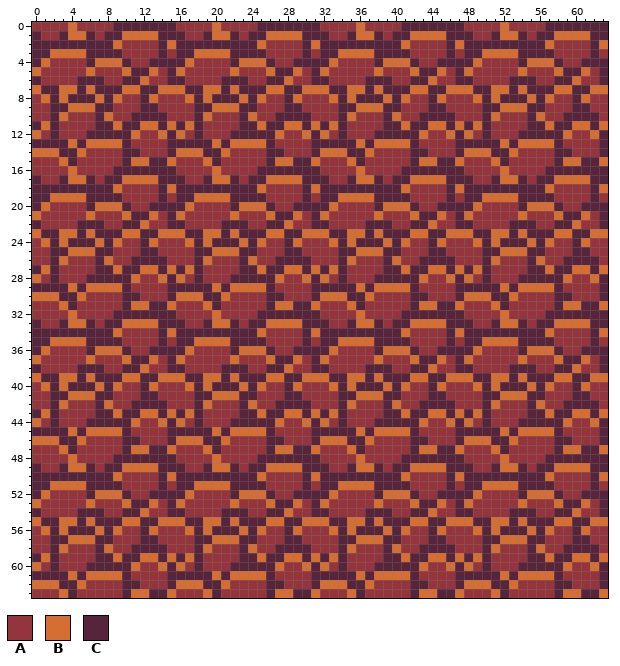
A pixel-art file gets an edit: Assets/Graphics/Sprites/CobbledRoad.aseprite. Above, as it was before the edit.
64x64 pixels, 1 frame.
Palette (. is transparent): A #94353d  B #d46e33  C #57253b
Pixels before (only the part around the change), first column x 0:
 0 AAAABAAAACCCCCCCAAAABAAAACCCCCCCAAAABAAAACCCCCCCAAAABAAAACCCCCCC
 1 CAACBBCACCBBBBCCCAACBBCACCBBBBCCCAACBBCACCBBBBCCCAACBBCACCBBBBCC
 2 CCCCCCCCCBAAAACBCCCCCCCCCBAAAACBCCCCCCCCCBAAAACBCCCCCCCCCBAAAACB
 3 CCBBBBCCCCAAAACACCBBBBCCCCAAAACACCBBBBCCCCAAAACACCBBBBCCCCAAAACA
 4 CBAAAACBBBCAACCCCBAAAACBBBCAACCCCBAAAACBBBCAACCCCBAAAACBBBCAACCC
 5 BAAAAABAAABCCBACBAAAAABAAABCCBACBAAAAABAAABCCBACBAAAAABAAABCCBAC
 6 CAAAACCCAACCBAACCAAAACCCAACCBAACCAAAACCCAACCBAACCAAAACCCAACCBAAC
 7 BCCBBCBCCCBBCCBBBCCBBCBCCCBBCCBBBCCBBCBCCCBBCCBBBCCBBCBCCCBBCCBB
 8 ABCBCCCBCBAACBAAABCBCCCBCBAACBAAABCBCCCBCBAACBAAABCBCCCBCBAACBAA
 9 AACCBBBCCAAACCAAAACCBBBCCAAACCAAAACCBBBCCAAACCAAAACCBBBCCAAACCAA
10 AACBAAACBAACCCCAAACBAAACBAACCCCAAACBAAACBAACCCCAAACBAAACBAACCCCA
11 CBCAAAACCBCCBBCBCBCAAAACCBCCBBCBCBCAAAACCBCCBBCBCBCAAAACCBCCBBCB
12 BACAAACCCCCBAABCBACAAACCCCCBAABCBACAAACCCCCBAABCBACAAACCCCCBAABC
13 CCCCBCBBBBCAAAACCCCCBCBBBBCAAAACCCCCBCBBBBCAAAACCCCCBCBBBBCAAAAC
14 BBBCCBAAAACCAAACBBBCCBAAAACCAAACBBBCCBAAAACCAAACBBBCCBAAAACCAAAC
15 AAABCAAAAACBBCCBAAABCAAAAACBBCCBAAABCAAAAACBBCCBAAABCAAAAACBBCCB
16 AAAABAAAACCCCCCCAAAABAAAACCCCCCCAAAABAAAACCCCCCCAAAABAAAACCCCCCC
17 CAACBBCACCBBBBCCCAACBBCACCBBBBCCCAACBBCACCBBBBCCCAACBBCACCBBBBCC
18 CCCCCCCCCBAAAACBCCCCCCCCCBAAAACBCCCCCCCCCBAAAACBCCCCCCCCCBAAAACB
19 CCBBBBCCCCAAAACACCBBBBCCCCAAAACACCBBBBCCCCAAAACACCBBBBCCCCAAAACA
20 CBAAAACBBBCAACCCCBAAAACBBBCAACCCCBAAAACBBBCAACCCCBAAAACBBBCAACCC
21 BAAAAABAAABCCBACBAAAAABAAABCCBACBAAAAABAAABCCBACBAAAAABAAABCCBAC
22 CAAAACCCAACCBAACCAAAACCCAACCBAACCAAAACCCAACCBAACCAAAACCCAACCBAAC
23 BCCBBCBCCCBBCCBBBCCBBCBCCCBBCCBBBCCBBCBCCCBBCCBBBCCBBCBCCCBBCCBB
24 ABCBCCCBCBAACBAAABCBCCCBCBAACBAAABCBCCCBCBAACBAAABCBCCCBCBAACBAA
25 AACCBBBCCAAACCAAAACCBBBCCAAACCAAAACCBBBCCAAACCAAAACCBBBCCAAACCAA
26 AACBAAACBAACCCCAAACBAAACBAACCCCAAACBAAACBAACCCCAAACBAAACBAACCCCA
27 CBCAAAACCBCCBBCBCBCAAAACCBCCBBCBCBCAAAACCBCCBBCBCBCAAAACCBCCBBCB
28 BACAAACCCCCBAABCBACAAACCCCCBAABCBACAAACCCCCBAABCBACAAACCCCCBAABC
29 CCCCBCBBBBCAAAACCCCCBCBBBBCAAAACCCCCBCBBBBCAAAACCCCCBCBBBBCAAAAC
30 BBBCCBAAAACCAAACBBBCCBAAAACCAAACBBBCCBAAAACCAAACBBBCCBAAAACCAAAC
31 AAABCAAAAACBBCCBAAABCAAAAACBBCCBAAABCAAAAACBBCCBAAABCAAAAACBBCCB
32 AAAABAAAACCCCCCCAAAABAAAACCCCCCCAAAABAAAACCCCCCCAAAABAAAACCCCCCC
33 CAACBBCACCBBBBCCCAACBBCACCBBBBCCCAACBBCACCBBBBCCCAACBBCACCBBBBCC
34 CCCCCCCCCBAAAACBCCCCCCCCCBAAAACBCCCCCCCCCBAAAACBCCCCCCCCCBAAAACB
35 CCBBBBCCCCAAAACACCBBBBCCCCAAAACACCBBBBCCCCAAAACACCBBBBCCCCAAAACA
36 CBAAAACBBBCAACCCCBAAAACBBBCAACCCCBAAAACBBBCAACCCCBAAAACBBBCAACCC
37 BAAAAABAAABCCBACBAAAAABAAABCCBACBAAAAABAAABCCBACBAAAAABAAABCCBAC
38 CAAAACCCAACCBAACCAAAACCCAACCBAACCAAAACCCAACCBAACCAAAACCCAACCBAAC
39 BCCBBCBCCCBBCCBBBCCBBCBCCCBBCCBBBCCBBCBCCCBBCCBBBCCBBCBCCCBBCCBB
40 ABCBCCCBCBAACBAAABCBCCCBCBAACBAAABCBCCCBCBAACBAAABCBCCCBCBAACBAA
41 AACCBBBCCAAACCAAAACCBBBCCAAACCAAAACCBBBCCAAACCAAAACCBBBCCAAACCAA
42 AACBAAACBAACCCCAAACBAAACBAACCCCAAACBAAACBAACCCCAAACBAAACBAACCCCA
43 CBCAAAACCBCCBBCBCBCAAAACCBCCBBCBCBCAAAACCBCCBBCBCBCAAAACCBCCBBCB
44 BACAAACCCCCBAABCBACAAACCCCCBAABCBACAAACCCCCBAABCBACAAACCCCCBAABC
45 CCCCBCBBBBCAAAACCCCCBCBBBBCAAAACCCCCBCBBBBCAAAACCCCCBCBBBBCAAAAC
46 BBBCCBAAAACCAAACBBBCCBAAAACCAAACBBBCCBAAAACCAAACBBBCCBAAAACCAAAC
47 AAABCAAAAACBBCCBAAABCAAAAACBBCCBAAABCAAAAACBBCCBAAABCAAAAACBBCCB
48 AAAABAAAACCCCCCCAAAABAAAACCCCCCCAAAABAAAACCCCCCCAAAABAAAACCCCCCC
49 CAACBBCACCBBBBCCCAACBBCACCBBBBCCCAACBBCACCBBBBCCCAACBBCACCBBBBCC
50 CCCCCCCCCBAAAACBCCCCCCCCCBAAAACBCCCCCCCCCBAAAACBCCCCCCCCCBAAAACB
51 CCBBBBCCCCAAAACACCBBBBCCCCAAAACACCBBBBCCCCAAAACACCBBBBCCCCAAAACA
52 CBAAAACBBBCAACCCCBAAAACBBBCAACCCCBAAAACBBBCAACCCCBAAAACBBBCAACCC
53 BAAAAABAAABCCBACBAAAAABAAABCCBACBAAAAABAAABCCBACBAAAAABAAABCCBAC
54 CAAAACCCAACCBAACCAAAACCCAACCBAACCAAAACCCAACCBAACCAAAACCCAACCBAAC
55 BCCBBCBCCCBBCCBBBCCBBCBCCCBBCCBBBCCBBCBCCCBBCCBBBCCBBCBCCCBBCCBB
56 ABCBCCCBCBAACBAAABCBCCCBCBAACBAAABCBCCCBCBAACBAAABCBCCCBCBAACBAA
57 AACCBBBCCAAACCAAAACCBBBCCAAACCAAAACCBBBCCAAACCAAAACCBBBCCAAACCAA
58 AACBAAACBAACCCCAAACBAAACBAACCCCAAACBAAACBAACCCCAAACBAAACBAACCCCA
59 CBCAAAACCBCCBBCBCBCAAAACCBCCBBCBCBCAAAACCBCCBBCBCBCAAAACCBCCBBCB
60 BACAAACCCCCBAABCBACAAACCCCCBAABCBACAAACCCCCBAABCBACAAACCCCCBAABC
61 CCCCBCBBBBCAAAACCCCCBCBBBBCAAAACCCCCBCBBBBCAAAACCCCCBCBBBBCAAAAC
62 BBBCCBAAAACCAAACBBBCCBAAAACCAAACBBBCCBAAAACCAAACBBBCCBAAAACCAAAC
63 AAABCAAAAACBBCCBAAABCAAAAACBBCCBAAABCAAAAACBBCCBAAABCAAAAACBBCCB
After:
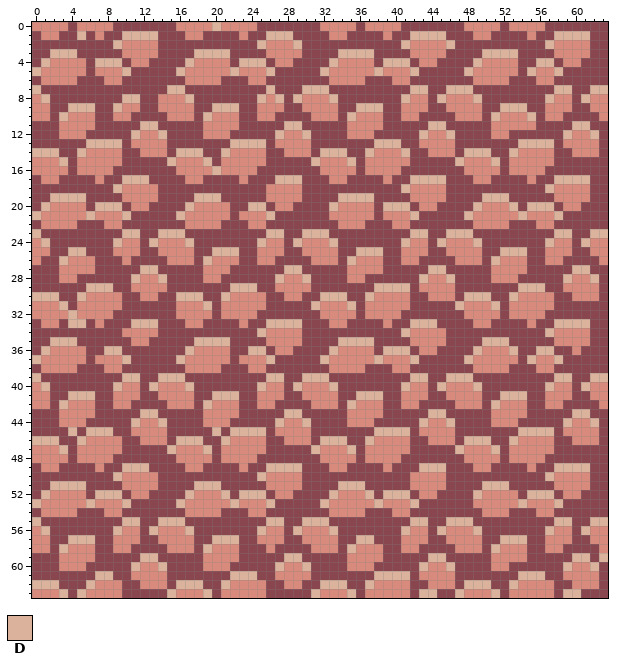
Colours new in this view: D #dbb29c
Changes in this commit:
colour A: #94353d -> #d88b7c
colour C: #57253b -> #89464e
Changed rows in their new state; - is a pixel that keeps its letter.
first column x 0:
 0 ----C---------------D---------------C---------------C-----------
 1 ----CD----DDDD------CC----DDDC------CC----DDDD------CC----DDDD--
 2 ---------D-----C---------D---D-C---------D----DC---------D-----C
 3 --DDDC---------C--DDDD---------C--DDDD---------C--DDDD---------C
 4 -D-----DDD-------D-----DDD-------D-----DDD-------D-----CDD------
 5 D-----C---D--CC-D-----D---D--CC-D-----D---D--CC-D-----CD--D--CC-
 6 ------------CCC-------------CCC-------------CCC-------------CCC-
 7 D--CC-C---CC--CDD--CC-C---DC--DDD--CC-C---DD--DDD--CC-C---DD--DD
 8 -D-C---C-CDD-C---D-C---C-D-D-D---D-C---C-D---D---D-C---C-D---D--
 9 ----DDD--D----------DDD-------------DDD-------------DDD---------
10 ---D----C----------D----C----------D----C----------D---DC-------
11 -C-------C--DD-C-C-------C--DD-C-C-------C--DD-C-C-----A-C--DD-C
12 CC---------D--D-CC---------D--D-CC---------D--D-CC---C-----D--D-
13 ----C-DDDD----------C-DDDD----------C-DDDC----------C-DDDD------
14 DDD--D----------DDD--D----------DDD--D---D------DDD--D----------
15 ---D-------CC--D---D-------CC--D---D-------CC--D---D-------CC--C
16 ----C---------------D---------------C---------------C-----------
17 ----CC----DDDC------CC----CDDD------CC----DDDD------CC----DDDD--
18 ---------D-----C---------C-----C---------D-----C---------D-----C
19 --DDDD---------C--DDDC---------C--DDDD---------C--DDDC---------C
20 -D-----DDD-------D-----CDD-------D-----DDD-------D---D-DDD------
21 D-----D---D--CC-D-----C---D--CC-C-----C---D--CC-D-----D---D--CC-
22 ------------CCC-------------CCC--C----------CCC-------------CCC-
23 D--CC-C---DD--DDD--CC-C---DD--DDD--CC-C---DD--DDD--CC-C---DD--DD
24 -D-C---C-D---D---D-C---C-D---D---D-C---C-D---D---D-C---C-D---D--
25 ----DDC-------------DDD-------------DDD-------------DDD---------
26 -C-D----CC---------D----C----------D----C----------D----C-------
27 -C-------C--DD-C-C----C--C--DD-C-C-------C--DD-C-C-------C--DD-C
28 CC---C-----D--D-CC---C-----D--D-CC---C-----D--D-CC---------D--D-
29 ----C-DDDC----------C-DDDC----------C-DDDD----------C-DDDC------
30 DDD--D--------C-DDD--D--------C-DDD--D----------DDD--D----------
31 ---D-------CC--C---D-------CC--D---D-------CC--D---D-------CC--C
32 ----D---------------C---------------C---------------C-----------
33 ----DD----CDDD------CC----DDDD------CC----DDDC------CC----DDDD--
34 ---------C-----C---------D-----C---------D-----C---------D-----C
35 --DDDC----C--C-C--DDDD---------C--DDDD---------C--DDDC---------C
36 -D-----CDD-CC----D-----CDD-------D-----DDD-------D---D-CDD-C----
37 D-----C---D--CC-D-----C---D--CC-D-----D---D--CC-D-----CD--D--CC-
38 ------------CCC-------------CCC-------------CCC-------------CCC-
39 D--CC-C---DD--DDD--CC-C---DD--DDD--CC-C---DD--DDD--CC-C---DD--DD
40 -D-C---C-D---D---D-C---C-D---D---D-C---C-D---D---D-C---C-D---D--
41 ----DDD-------------DDD-------------DDD-------------DDD---------
42 ---D----C----------D----C----------D----C----------D----C-------
43 -C-------C--DD-C-C-------C--DD-C-C-------C--DD-C-C-------C--DD-C
44 CC---------D--D-CC---------D--D-CC---------D--D-CC---------D--D-
45 ----D-DDDC----------D-DDDD----------C-DDDD----------C-DDDD------
46 DDD--D----------DDD--D----------DDD--D----------DDD--D----------
47 ---D-------CC--D---D-------CC--D---D-------CC--D---D-------CC--C
48 ----C---------------C---------------C---------------C-----------
49 ----CC----DDDC------CC----DDDD------CC----CDDD------CC----DDDD--
50 ---------D-----C---------D-----C---------C-----C---------D-----C
51 --DDDD---------C--DDDC---------C--DDDC---------C--DDDC---------C
52 -D-----DDD-------D---D-DDD-------D---D-DDD-------D-----DDD------
53 D-----D---D--CC-D-----D---D--CC-D-----D---D--CC-C-----D---D--CC-
54 ------------CCC-------------CCC-------------CCC--C----------CCC-
55 D--CC-C---DD--DDD--CC-C---DD--DDD--CC-C---DD--DDD--CC-C---DD--DD
56 -D-C---C-D---D---D-C---C-D---D---D-C---C-D---D---D-C---C-D---D--
57 ----DDD-------------DDD-------------DDC-------------DDD---------
58 ---D----C----------D----CC---------D----C----------D----C-------
59 -C-------C--DD-C-C-------C--DD-C-C-------C--DD-C-C-------C--DD-D
60 CC---------D--D-CC---------D--D-CC---------D--D-CC---C-----D--D-
61 ----C-CDDC----------C-DDDC----------C-DDDD----------C-DDDC------
62 DDD--CD---------DDD--D--------C-DDD--D----------DDD--D----------
63 ---D-D-----CC--D---D-------CC--D---D-------DD--D---D-------DD--C
